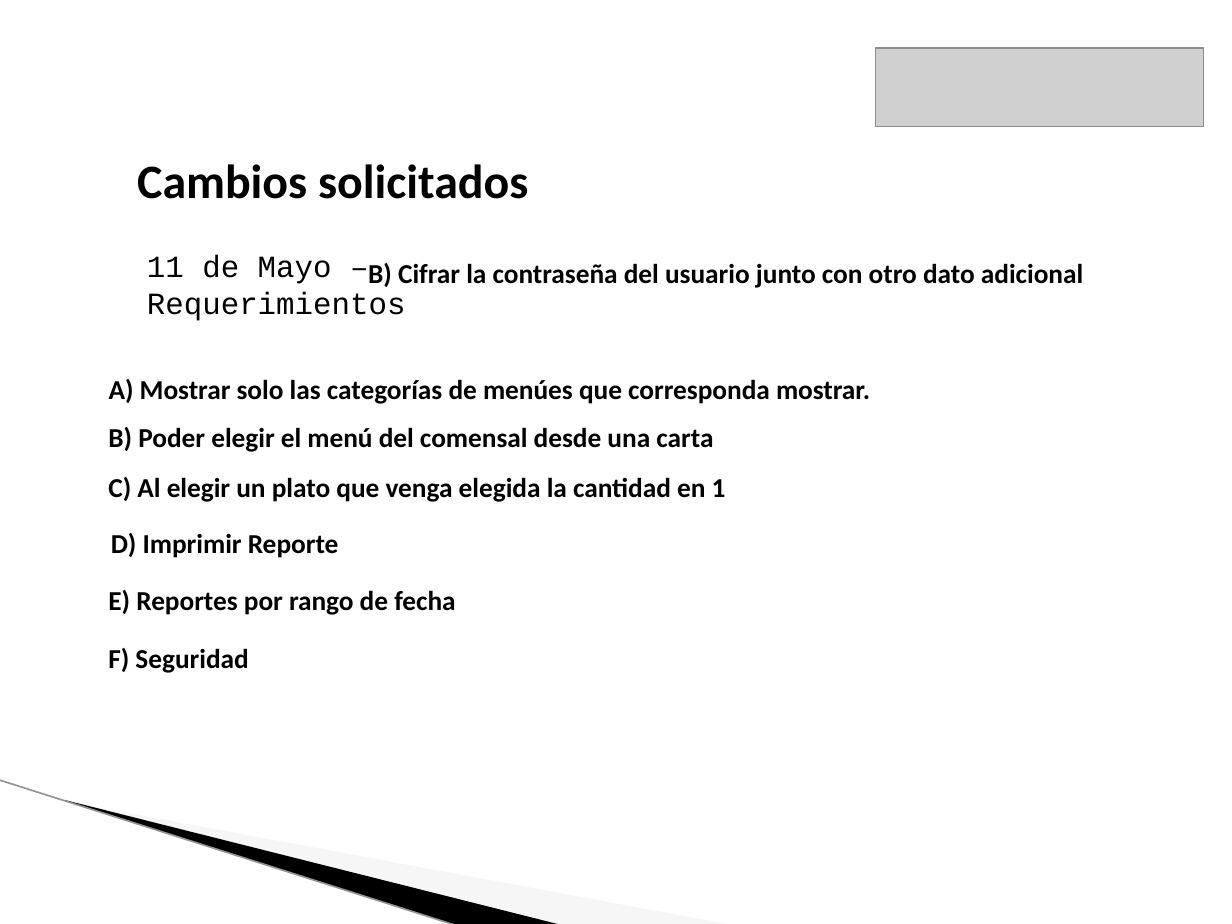
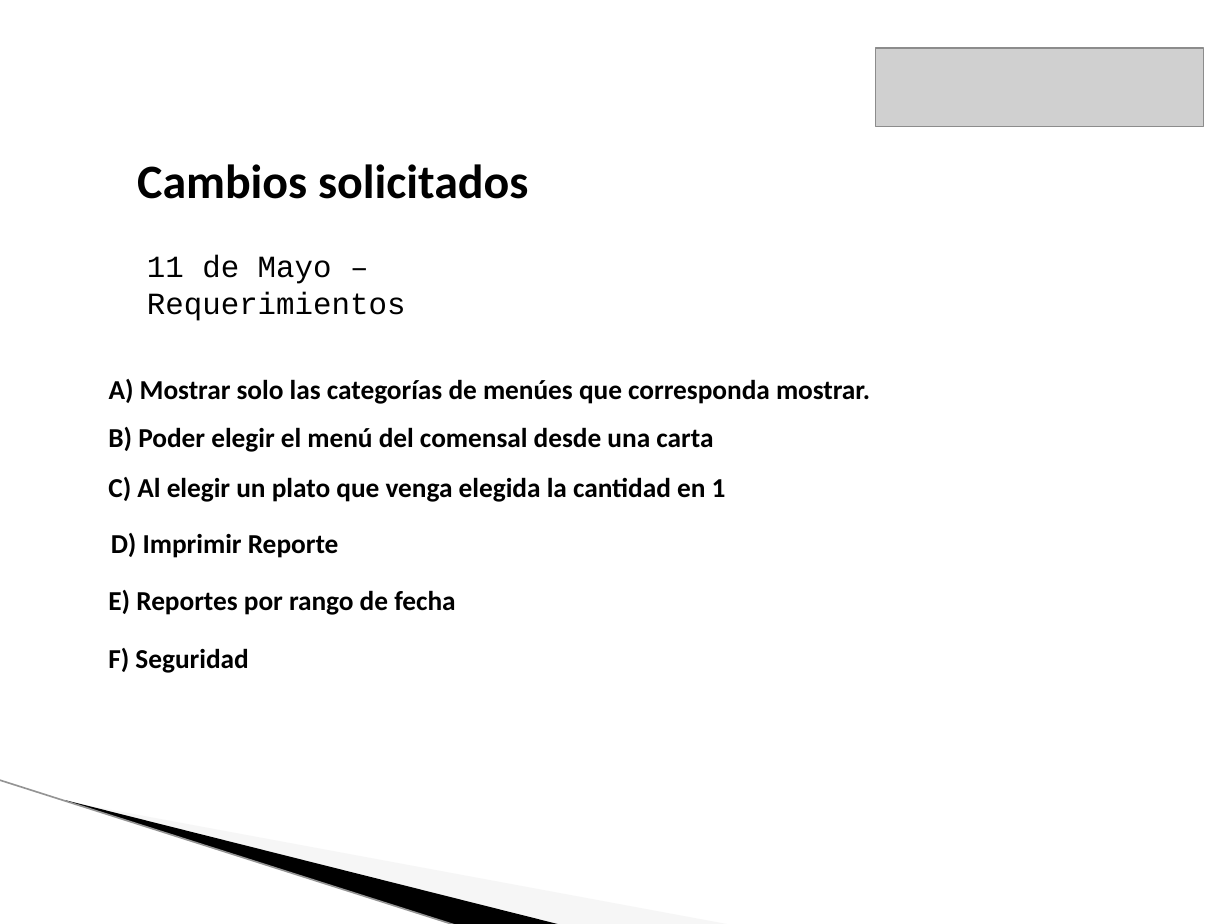
Before and after one commit to lucasdicesaro/reser-bar, a slide deck: slide 17 of documentacion/Presentacion Final ReserBar/Presentacion Final.pptx. Drawn at 1232x924 pixels with LibreOffice and Linux fonts; fonts in the diff are those of the drawing; grey boxes stand for pictures; background and template pictures are left out. Boxes give left, top, right and bottom in pixels: in the first picture for what was removed or moved away, otherwise in the second. Text is boxed around its words. In the diff, an @@ line names an element or a change of style, - is before the commit and + after.

Commit message:
cambios en la presentación

```diff
--- a/documentacion/Presentacion Final ReserBar/Presentacion Final.pptx
+++ b/documentacion/Presentacion Final ReserBar/Presentacion Final.pptx
@@ text removed at (368, 263, 1083, 288) @@
-B) Cifrar la contraseña del usuario junto con otro dato adicional
```
